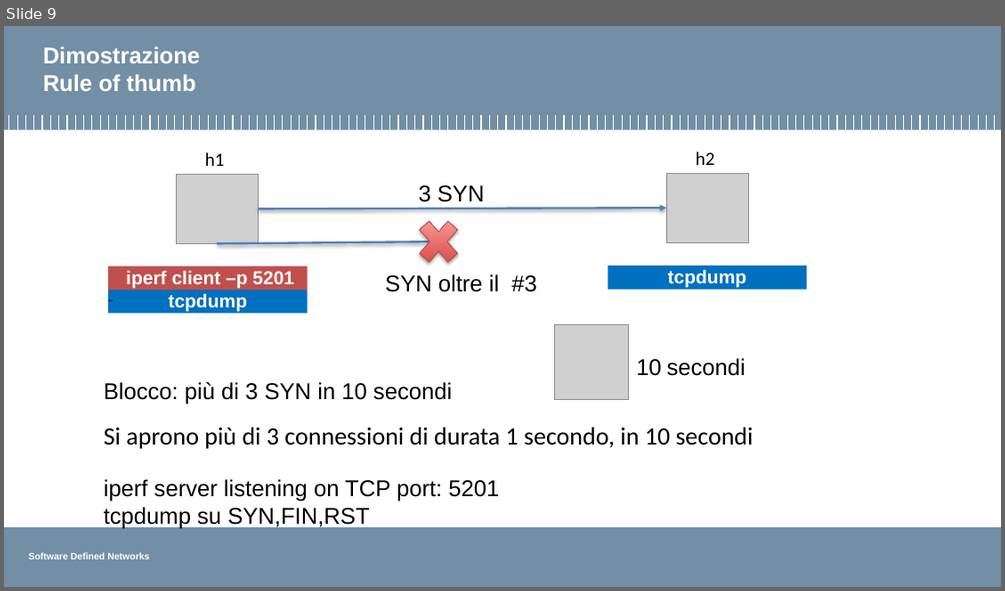
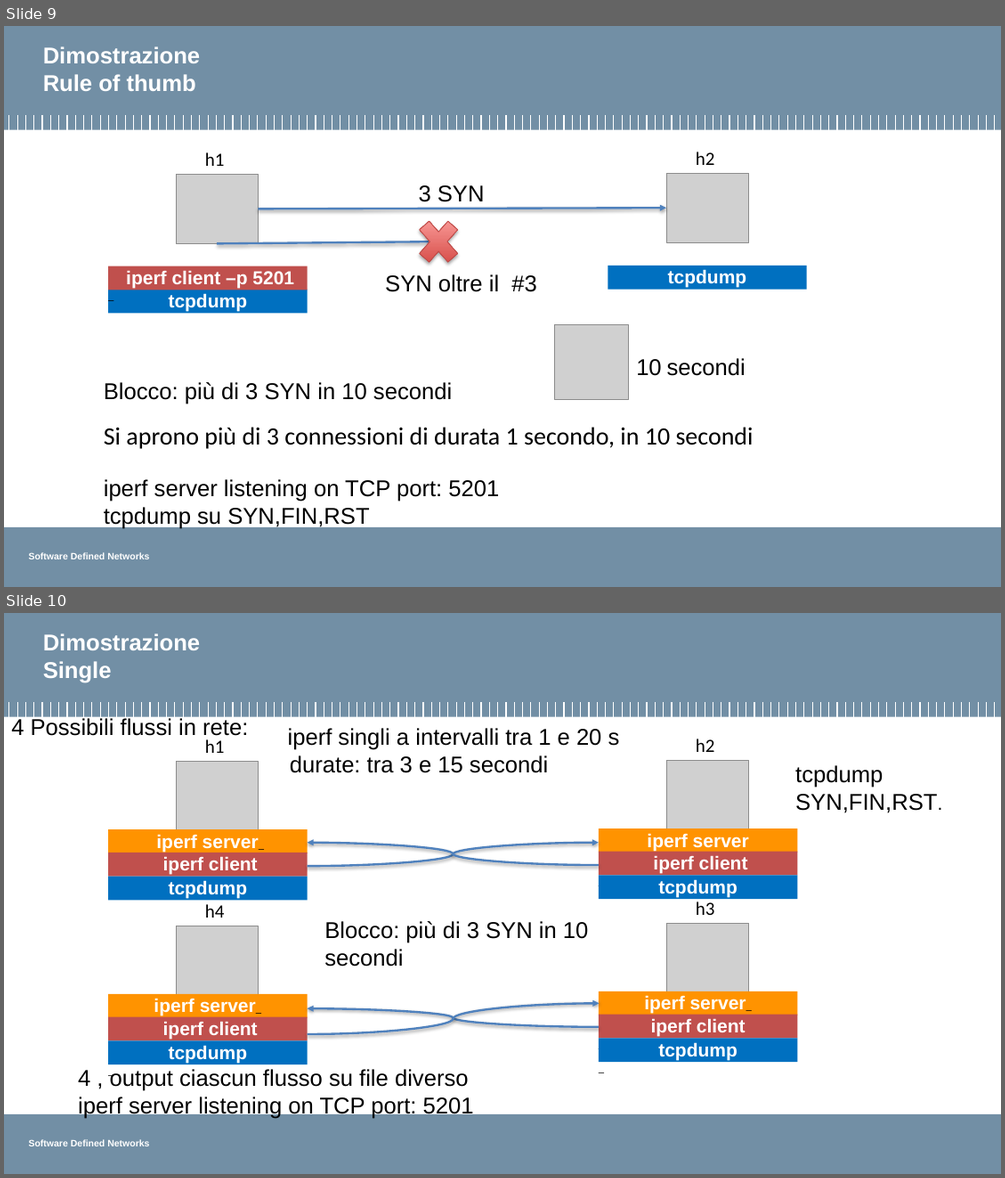
Before and after one commit to pierluigigrossi/progetto-SDN, a slide deck: intermedia8.pptx. Shown one above the other, each under a label of ours: slide 9 before the commit, slides 9 and 10 after it. The pictures are 1005x591 and 1005x1178 pixels, drawn with LibreOffice and Linux fonts; fonts in the diff are those of the drawing; grey boxes stand for pictures; background and template pictures are left out. Boxes give left, top, right and bottom in pixels: in the first picture for what was removed or moved away, otherwise in the second. Text is boxed around its words. In the diff, an @@ line names an element or a change of style, - is before the commit and + after.

```diff
--- a/intermedia8.pptx
+++ b/intermedia8.pptx
@@ slide 10 added at bbox=[4, 613, 1001, 1174], background #FFFFFF; not listed: 123 template elements that a slide beside it also shows @@
@@ title added at bbox=[43, 633, 200, 683], 22 pt, text #FFFFFF, bold @@
+Dimostrazione
+Single
@@ text added at bbox=[11, 716, 248, 740], 22 pt, text #000000 @@
+4 Possibili flussi in rete:
@@ text added at bbox=[205, 739, 225, 753], 18 pt, text #000000 @@
+h1
@@ text added at bbox=[288, 728, 620, 773], 22 pt, text #000000 @@
+iperf singli a intervalli tra 1 e 20 s
+durate: tra 3 e 15 secondi
@@ text added at bbox=[696, 738, 715, 752], 18 pt, text #000000 @@
+h2
@@ picture added at bbox=[176, 761, 259, 831] @@
@@ picture added at bbox=[666, 761, 749, 830] @@
@@ text added at bbox=[795, 765, 937, 813], 22 pt, text #000000 @@
+tcpdump
+SYN,FIN,RST.
@@ freeform shape added at bbox=[108, 829, 307, 853], fill #FF9300, 18 pt, text #FFFFFF, bold @@
+iperf server_
@@ freeform shape added at bbox=[108, 852, 307, 876], fill #C0504D, 18 pt, text #FFFFFF, bold @@
+iperf client
+_
@@ curved arrow added from (307, 866) to (599, 843), #4F81BD 2 pt @@
@@ curved arrow added from (599, 865) to (307, 843), #4F81BD 2 pt @@
@@ freeform shape added at bbox=[599, 828, 797, 852], fill #FF9300, 18 pt, text #FFFFFF, bold @@
+iperf server
@@ freeform shape added at bbox=[599, 852, 797, 876], fill #C0504D, 18 pt, text #FFFFFF, bold @@
+iperf client
+_
@@ freeform shape added at bbox=[108, 876, 307, 900], fill #0070C0, 18 pt, text #FFFFFF, bold @@
+tcpdump
@@ freeform shape added at bbox=[599, 876, 797, 900], fill #0070C0, 18 pt, text #FFFFFF, bold @@
+tcpdump
@@ text added at bbox=[205, 904, 225, 917], 18 pt, text #000000 @@
+h4
@@ text added at bbox=[696, 901, 715, 915], 18 pt, text #000000 @@
+h3
@@ picture added at bbox=[176, 925, 259, 995] @@
@@ text added at bbox=[324, 921, 589, 966], 22 pt, text #000000 @@
+Blocco: più di 3 SYN in 10 secondi
@@ picture added at bbox=[666, 923, 749, 992] @@
@@ freeform shape added at bbox=[108, 994, 307, 1018], fill #FF9300, 18 pt, text #FFFFFF, bold @@
+iperf server_
@@ curved arrow added from (599, 1027) to (307, 1008), #4F81BD 2 pt @@
@@ curved arrow added from (307, 1034) to (599, 1004), #4F81BD 2 pt @@
@@ freeform shape added at bbox=[599, 991, 797, 1015], fill #FF9300, 18 pt, text #FFFFFF, bold @@
+iperf server_
@@ freeform shape added at bbox=[108, 1017, 307, 1041], fill #C0504D, 18 pt, text #FFFFFF, bold @@
+iperf client
+_
@@ freeform shape added at bbox=[599, 1013, 797, 1038], fill #C0504D, 18 pt, text #FFFFFF, bold @@
+iperf client
+_
@@ freeform shape added at bbox=[599, 1038, 797, 1062], fill #0070C0, 18 pt, text #FFFFFF, bold @@
+tcpdump
+_
@@ freeform shape added at bbox=[108, 1041, 307, 1064], fill #0070C0, 18 pt, text #FFFFFF, bold @@
+tcpdump
+_
@@ text added at bbox=[78, 1069, 474, 1119], 22 pt, text #000000 @@
+4 , output ciascun flusso su file diverso
+iperf server listening on TCP port: 5201
```
Also in this commit, not shown: 1 slide changed, 36 other files.
